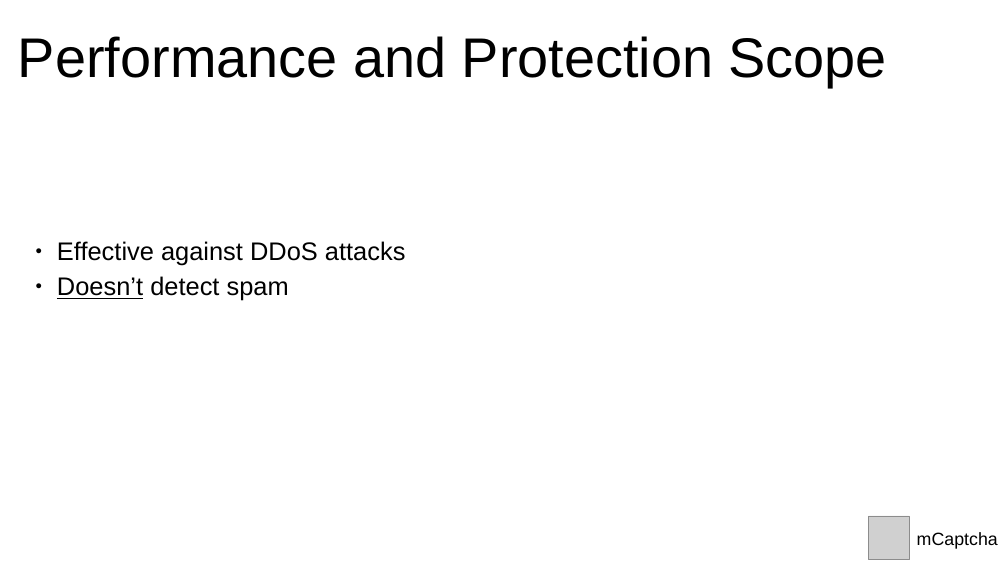
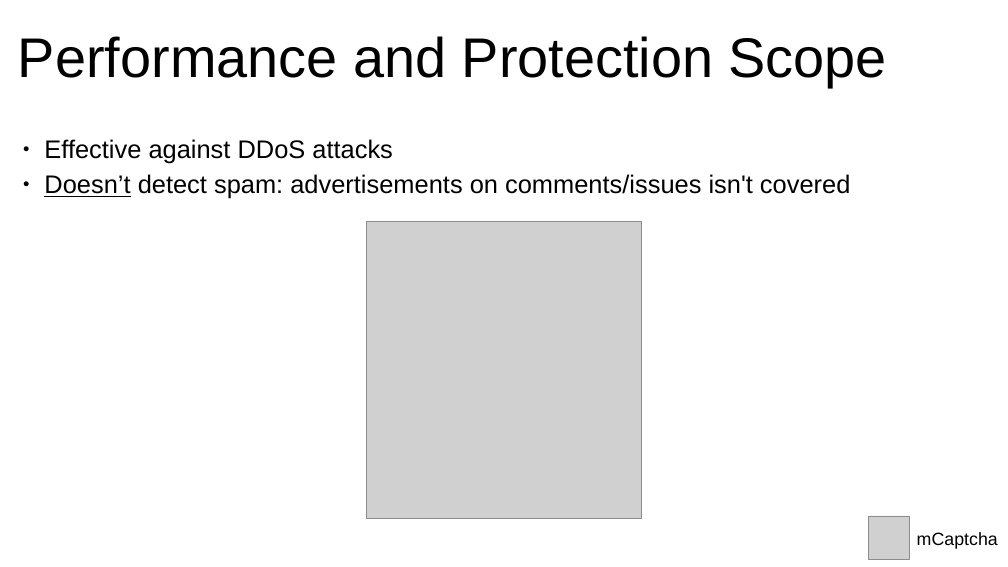
Before and after one commit to realaravinth/realaravinth, a slide deck: slide 6 of content/talks/2022-07-21-codeberg-introducing-mcaptcha/slides/2022-07-21-codeberg-introducing-mcaptcha.odp. Drawn at 1008x567 pixels with LibreOffice and Linux fonts; fonts in the diff are those of the drawing; grey boxes stand for pictures. Boxes give left, top, right and bottom in pixels: in the first picture for what was removed or moved away, otherwise in the second. Text is boxed around its words. In the diff, an @@ line names an element or a change of style, - is before the commit and + after.

Commit message:
feat: clarify protection scope and add mcaptcha widget screenshot

```diff
--- a/content/talks/2022-07-21-codeberg-introducing-mcaptcha/slides/2022-07-21-codeberg-introducing-mcaptcha.odp
+++ b/content/talks/2022-07-21-codeberg-introducing-mcaptcha/slides/2022-07-21-codeberg-introducing-mcaptcha.odp
@@ subtitle "Effective against DDoS attacks": place and size @@
-subtitle "Effective against DDoS attacks" at (57, 241, 406, 301)
+subtitle "Effective against DDoS attacks" at (44, 139, 850, 199)
@@ subtitle at (44, 174, 850, 199): text changed @@
-● Doesn’t detect spam
+● Doesn’t detect spam: advertisements on comments/issues isn't covered
@@ picture added at (367, 221, 641, 519) @@
```
Also in this commit, not shown: 1 other file.
